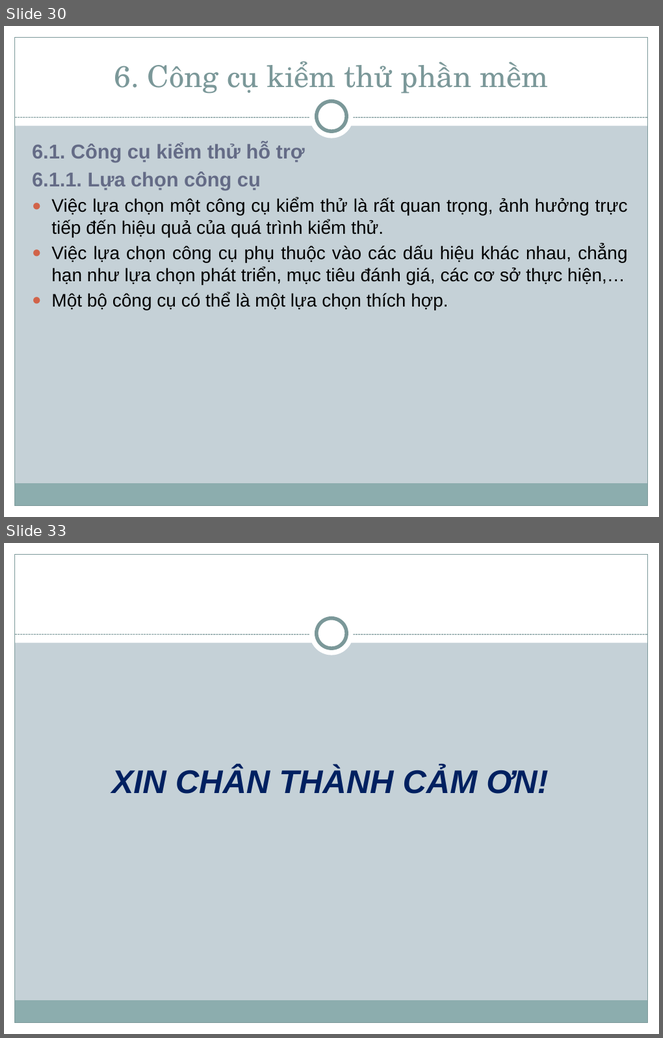
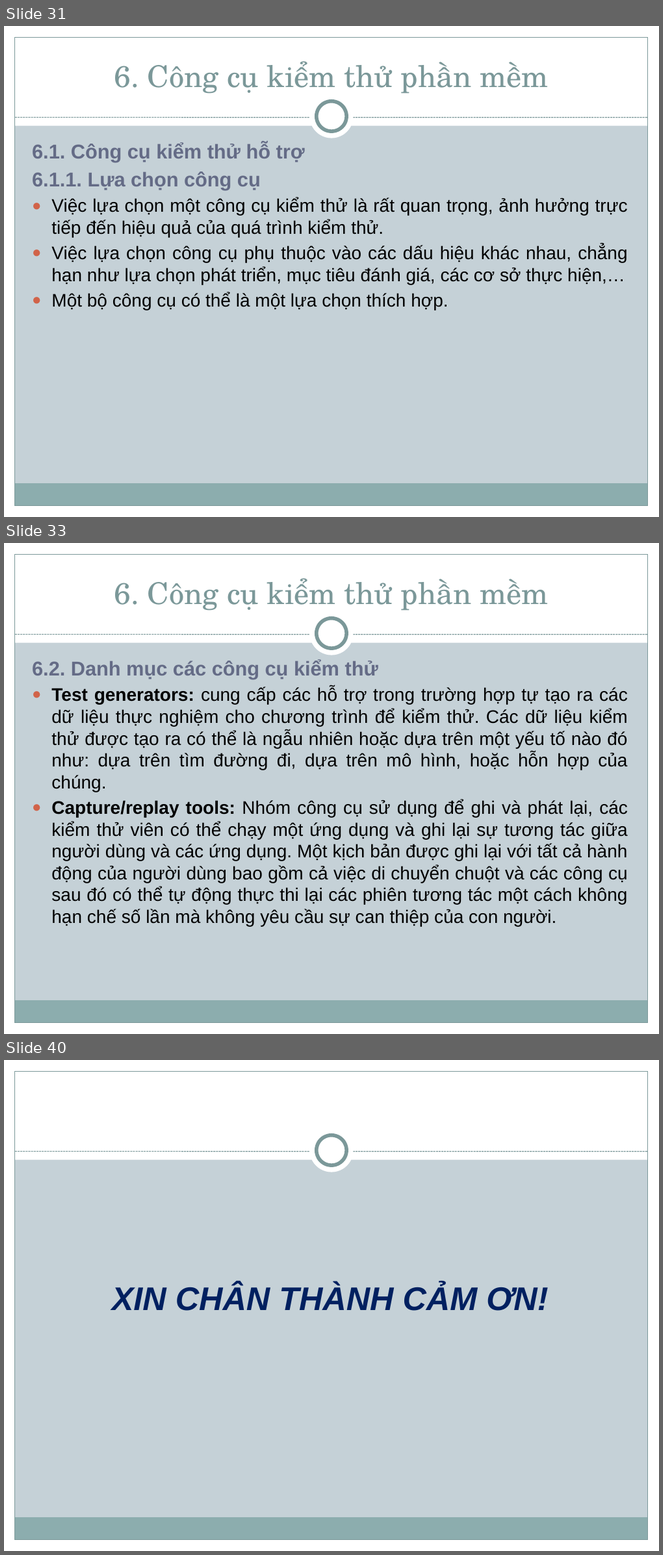
Before and after one commit to nguyenhoainam0612/congnghephanmem, a slide deck: Group 4 - Chapter 4 - Software Testing/Group4_Chapter4_Sofware Testing.pptx. Shown one above the other, each under a label of ours: slides 30 and 33 before the commit, slides 31, 33 and 40 after it; the slides between them are not shown. The pictures are 663x1038 and 663x1555 pixels, drawn with LibreOffice and Linux fonts; fonts in the diff are those of the drawing. Boxes give left, top, right and bottom in pixels: in the first picture for what was removed or moved away, otherwise in the second. Text is boxed around its words. In the diff, an @@ line names an element or a change of style, - is before the commit and + after.

```diff
--- a/Group 4 - Chapter 4 - Software Testing/Group4_Chapter4_Sofware Testing.pptx
+++ b/Group 4 - Chapter 4 - Software Testing/Group4_Chapter4_Sofware Testing.pptx
@@ slide 33 added at <box>4,543,659,1034</box>, background #C5D1D7; not listed: 9 template elements that a slide beside it also shows @@
@@ title added at <box>114,578,548,611</box>, 33 pt, text #7C999A @@
+6. Công cụ kiểm thử phần mềm
@@ text added at <box>32,659,628,927</box>, 20 pt, text #000000 @@
+  6.2. Danh mục các công cụ kiểm thử
+  ● Test generators: cung cấp các hỗ trợ trong trường hợp tự tạo ra các dữ liệu thực nghiệm cho chương trình để kiểm thử. Các dữ liệu kiểm thử được tạo ra có thể là ngẫu nhiên hoặc dựa trên một yếu tố nào đó như: dựa trên tìm đường đi, dựa trên mô hình, hoặc hỗn hợp của chúng.
+  ● Capture/replay tools: Nhóm công cụ sử dụng để ghi và phát lại, các kiểm thử viên có thể chạy một ứng dụng và ghi lại sự tương tác giữa người dùng và các ứng dụng. Một kịch bản được ghi lại với tất cả hành động của người dùng bao gồm cả việc di chuyển chuột và các công cụ sau đó có thể tự động thực thi lại các phiên tương tác một cách không hạn chế số lần mà không yêu cầu sự can thiệp của con người.
@@ what was slide 30 is now slide 31 @@
@@ what was slide 33 is now slide 40 @@
```
Also in this commit, not shown: 3 slides changed, 6 other slides added.
